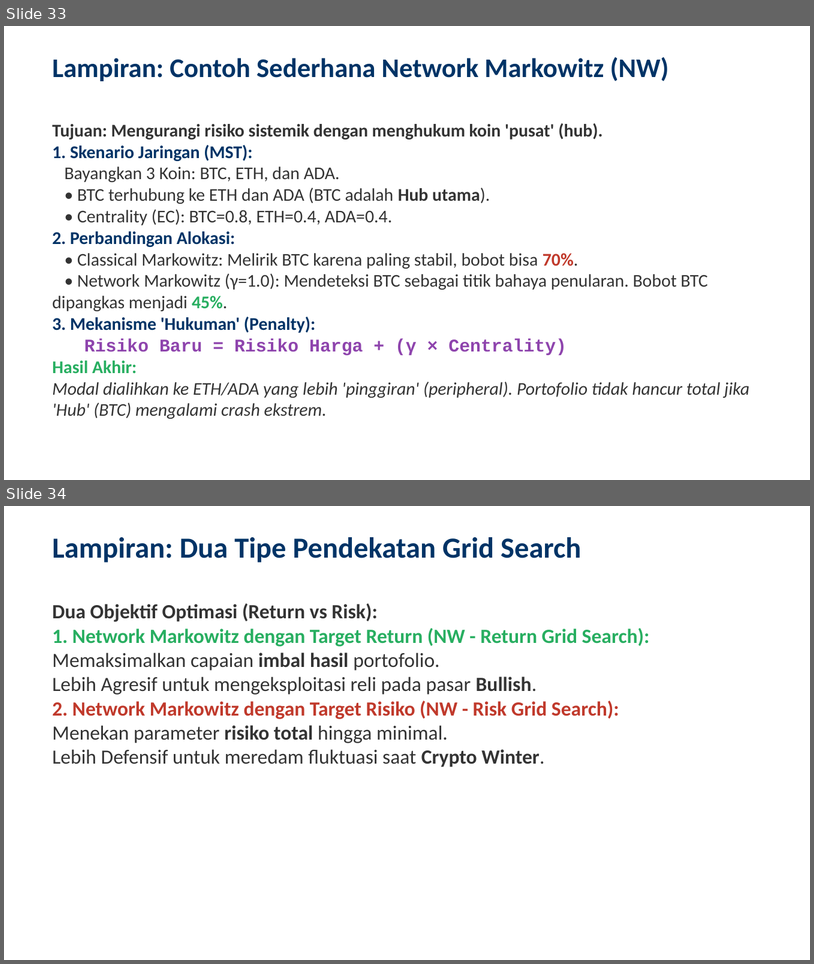
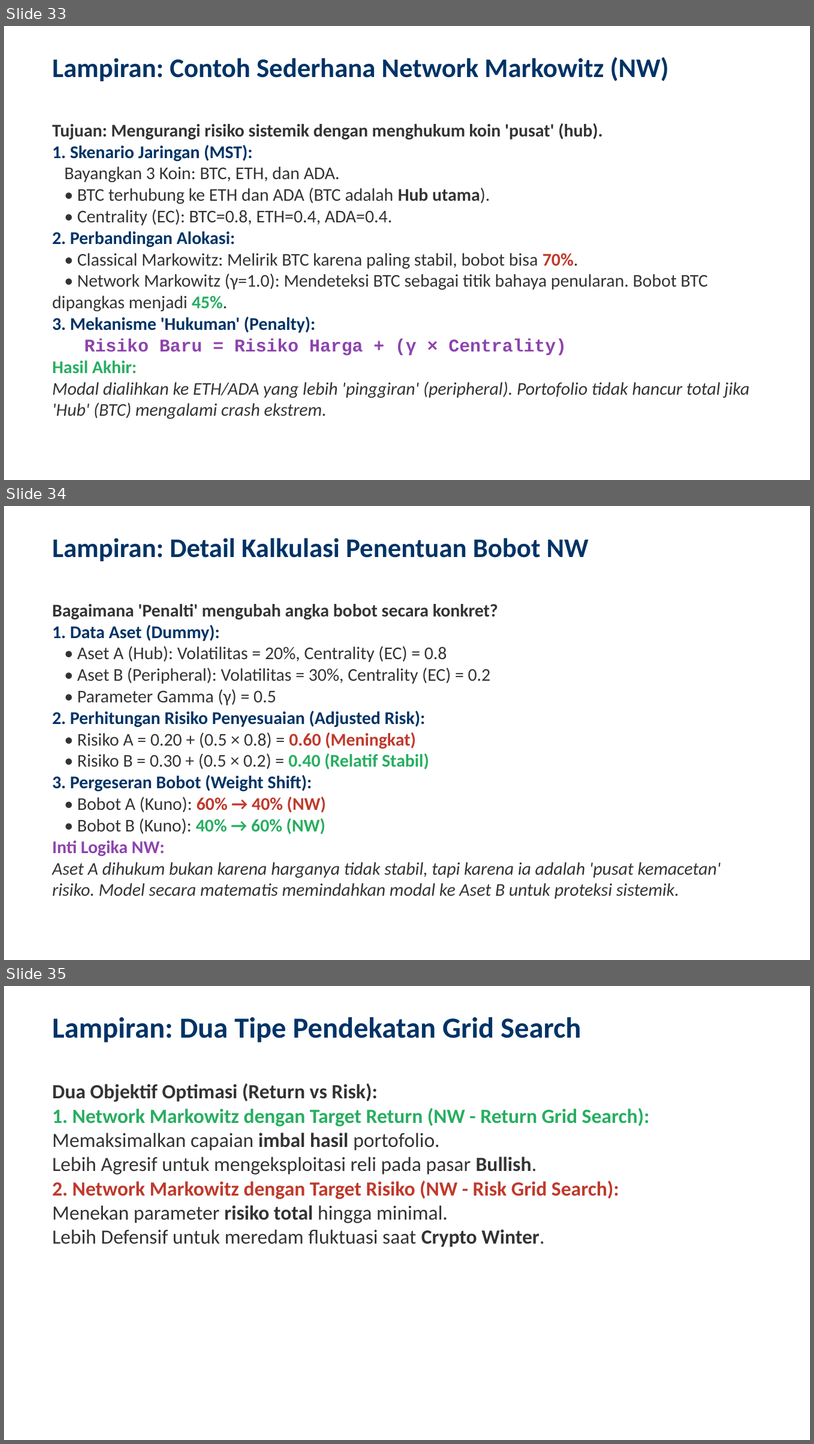
Before and after one commit to ragilrojo/RepoThesis, a slide deck: Presentasi_Proposal_Update.pptx. Shown one above the other, each under a label of ours: slides 33 and 34 before the commit, slides 33, 34 and 35 after it. The pictures are 814x964 and 814x1444 pixels, drawn with LibreOffice and Linux fonts; fonts in the diff are those of the drawing. Boxes give left, top, right and bottom in pixels: in the first picture for what was removed or moved away, otherwise in the second. Text is boxed around its words. In the diff, an @@ line names an element or a change of style, - is before the commit and + after.

Commit message:
feat: add detailed calculation slide for Network Markowitz weights

```diff
--- a/Presentasi_Proposal_Update.pptx
+++ b/Presentasi_Proposal_Update.pptx
@@ slide 34 added at [4, 506, 810, 960], background #FFFFFF @@
@@ text added at [52, 538, 589, 561], 24 pt, text #003366, bold @@
+Lampiran: Detail Kalkulasi Penentuan Bobot NW
@@ text added at [52, 604, 722, 898], 16 pt, text #333333 @@
+Bagaimana 'Penalti' mengubah angka bobot secara konkret?
+1. Data Aset (Dummy):
+• Aset A (Hub): Volatilitas = 20%, Centrality (EC) = 0.8
+• Aset B (Peripheral): Volatilitas = 30%, Centrality (EC) = 0.2
+• Parameter Gamma (γ) = 0.5
+2. Perhitungan Risiko Penyesuaian (Adjusted Risk):
+• Risiko A = 0.20 + (0.5 × 0.8) = 0.60 (Meningkat)
+• Risiko B = 0.30 + (0.5 × 0.2) = 0.40 (Relatif Stabil)
+3. Pergeseran Bobot (Weight Shift):
+• Bobot A (Kuno): 60% → 40% (NW)
+• Bobot B (Kuno): 40% → 60% (NW)
+Inti Logika NW:
+Aset A dihukum bukan karena harganya tidak stabil, tapi karena ia adalah 'pusat kemacetan' risiko. Model secara matematis memindahkan modal ke Aset B untuk proteksi sistemik.
@@ what was slide 34 is now slide 35 @@
```
Also in this commit, not shown: 1 other file.
